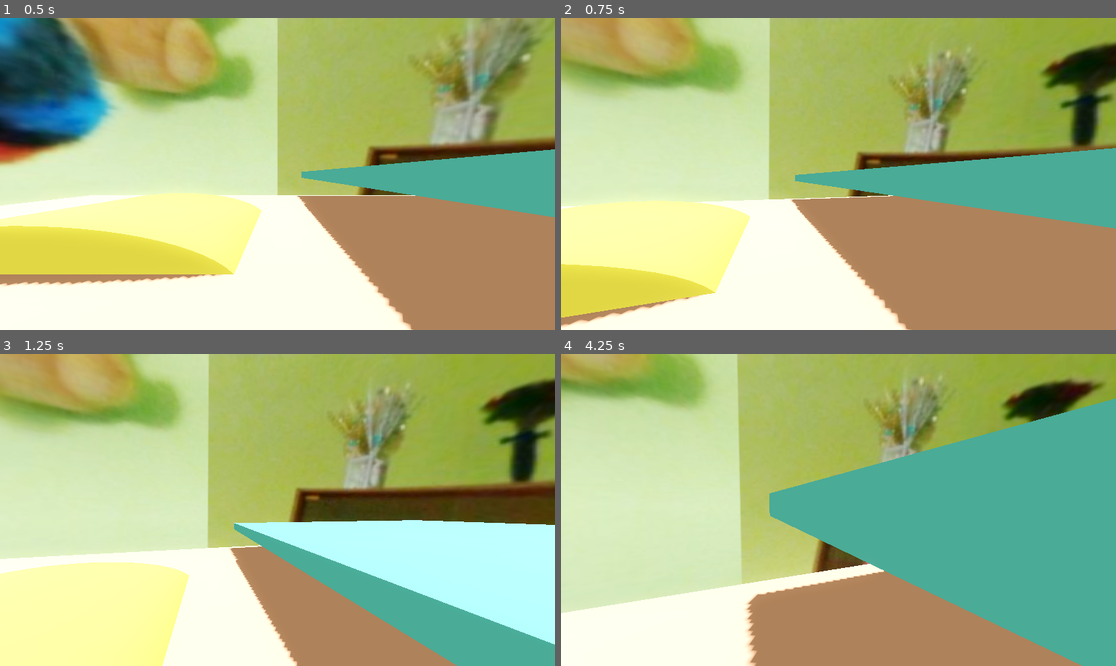
Above: before the commit, frames 1-4 (two rows, left to right).
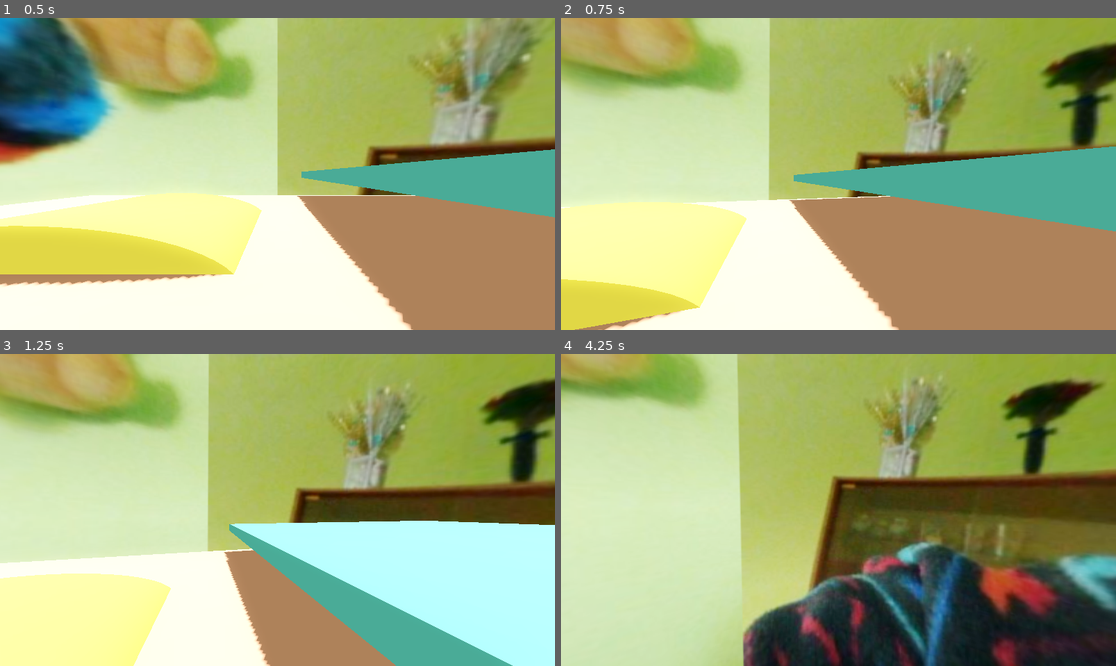
Above: after the commit, the same moments.

Repository: bondo-codeo/third-person-game
Game: Godot game, scene res://world scenes/world.tscn
The game is run twice, just before and just after one commit, with the same random seed, the same clock (stepped at 60 frames per second) and the same inputs.
Inputs (mouse positions are in pixels of both pictures, inside the frame that each line leads up to):
- Up to frame 1 (0.5 s): no input
- Up to frame 2 (0.75 s): tap Enter at 0.5 s; move the mouse to (866, 174) at 0.52 s; hold W (forward) from 0.53 s (still down); hold Ctrl (crouch) from 0.53 s (still down)
- Up to frame 3 (1.25 s): keep holding W (forward); keep holding Ctrl (crouch); tap Space (jump) at 0.77 s; tap Shift (run) at 0.8 s
- Up to frame 4 (4.25 s): keep holding W (forward); move the mouse to (810, 510) at 1.27 s; release Ctrl (crouch) at 1.28 s; tap Shift (run) at 1.35, 3.05 s; tap Space (jump) at 1.52, 3.02, 3.77 s; tap Q (slide) at 1.55, 2.1, 3.8 s; move the mouse to (849, 503) at 2.02 s; hold Ctrl (crouch) 2.03-2.78 s; move the mouse to (832, 516) at 2.77 s; tap Ctrl (crouch) at 2.85 s; move the mouse to (877, 513) at 3.52 s; hold Shift (run) from 3.53 s (still down)

Frame 1 is identical in both runs. In frame 2, 4.3% of the frame differs, in the area x 0-100%, y 41-100%; in frame 3, 11%; in frame 4, 50%, in the area x 0-100%, y 14-100%.

Commit message:
apparently im retarded
implemented movement, turns out you can only press forward button to walk lmao have to figure out how to fix

Diff:
--- a/player assets/character.tscn
+++ b/player assets/character.tscn
@@ -20,6 +20,7 @@
 [node name="crouchingCol" type="CollisionShape3D" parent="."]
 transform = Transform3D(1, 0, 0, 0, 1, 0, 0, 0, 1, 0, -0.4, 0)
 shape = SubResource("CapsuleShape3D_yh2bu")
+disabled = true
 
 [node name="head" type="Node3D" parent="."]
 transform = Transform3D(1, 0, 0, 0, 1, 0, 0, 0, 1, 0, 0.5, 0)
--- a/playerStateMachine/stateManager.gd
+++ b/playerStateMachine/stateManager.gd
@@ -24,15 +24,16 @@
 func idle():
 	if Input.is_action_pressed("crouch") and not state == groundStates.sliding:
 		changeState(groundStates.crouching)
-	elif Input.is_action_pressed("forward") and not Input.is_action_pressed("crouch") and not state == groundStates.sliding:
+	elif Input.is_action_pressed("forward"):
 		changeState(groundStates.walking)
 func walking():
 	if Input.is_action_pressed("crouch") and not state == groundStates.sliding:
 		changeState(groundStates.crouching)
-	elif Input.is_action_pressed("run") and not Input.is_action_pressed("crouch") and not state == groundStates.sliding:
+	elif Input.is_action_pressed("run") and not Input.is_action_pressed("crouch") and not state == groundStates.sliding and not state==groundStates.idle:
 		changeState(groundStates.running)
-	elif not Input.is_action_pressed("forward") and not state == groundStates.sliding:
-		changeState(groundStates.idle)
+	elif not Input.is_action_pressed("forward"):
+		if not state == groundStates.sliding:
+			changeState(groundStates.idle)
 
 func running():
 	if Input.is_action_pressed("crouch") and not state == groundStates.sliding:
--- a/scripts/player/character.gd
+++ b/scripts/player/character.gd
@@ -1,6 +1,8 @@
 extends CharacterBody3D
 
 @export var normalMovement : playerMovementData
+@onready var standingCol = $standingCol
+@onready var crouchingCol = $crouchingCol
 
 var direction = Vector3.ZERO
 @export var mouseSensitivity = .3
@@ -44,11 +46,22 @@
 	if stateManager.state == stateManager.groundStates.idle:
 		velocity.x = lerp(velocity.x, 0.0, normalMovement.lerpDrag * delta)
 		velocity.z = lerp(velocity.z, 0.0, normalMovement.lerpDrag * delta)
+		standingCol.disabled = false
+		crouchingCol.disabled = true
 
 	if stateManager.state == stateManager.groundStates.walking:
 		velocity.x = dir.x * normalMovement.walkSpeed
 		velocity.z = dir.z * normalMovement.walkSpeed
+		standingCol.disabled = false
+		crouchingCol.disabled = true
 
 	if stateManager.state == stateManager.groundStates.running:
 		velocity.x = dir.x * normalMovement.runSpeed
 		velocity.z = dir.z * normalMovement.runSpeed
+		standingCol.disabled = false
+		crouchingCol.disabled = true
+	if stateManager.state == stateManager.groundStates.crouching:
+		velocity.x = dir.x * normalMovement.crouchSpeed
+		velocity.z = dir.z * normalMovement.crouchSpeed
+		standingCol.disabled = true
+		crouchingCol.disabled = false
